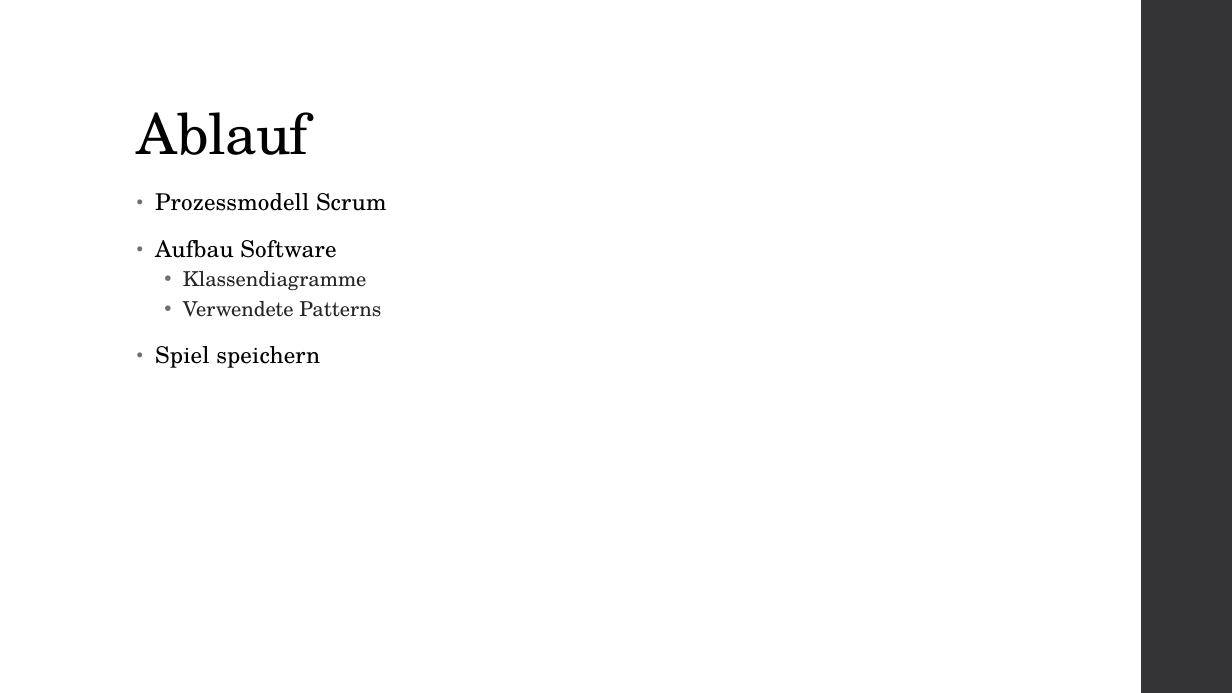
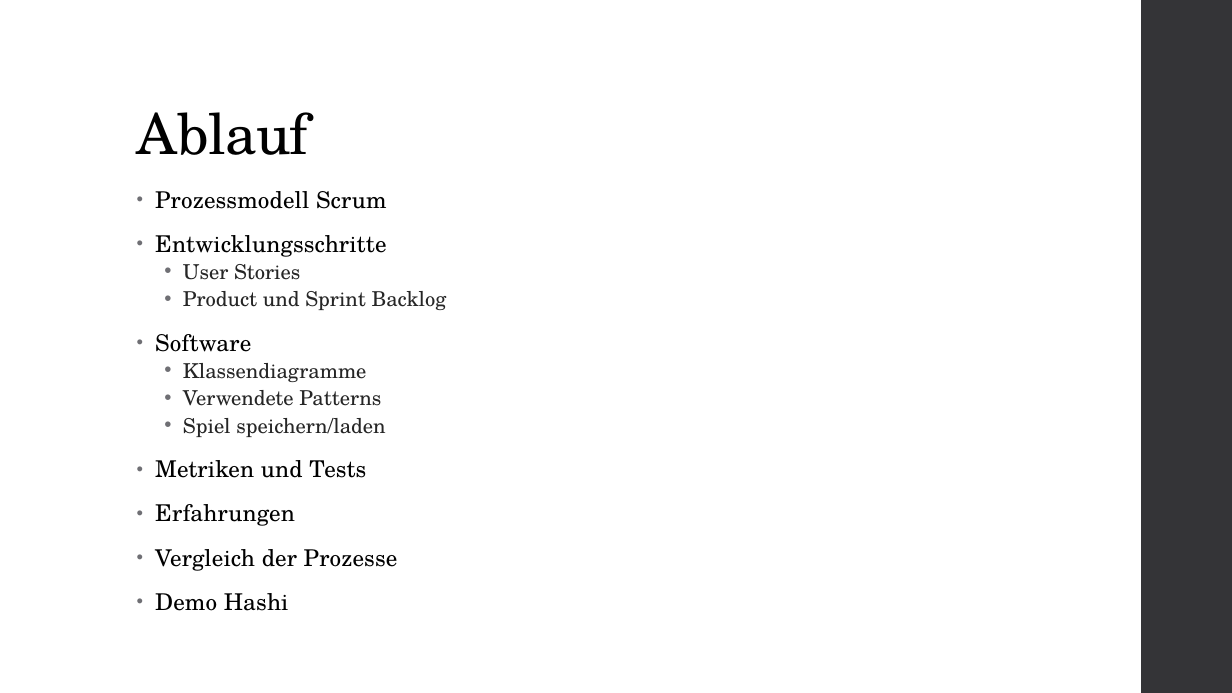
Before and after one commit to SWEHashiSG/hashi, a slide deck: slide 2 of documentation/Präsentation_Hashi_TeamSG.pptx. Drawn at 1232x693 pixels with LibreOffice and Linux fonts; fonts in the diff are those of the drawing. Boxes give left, top, right and bottom in pixels: in the first picture for what was removed or moved away, otherwise in the second. Text is boxed around its words. In the diff, an @@ line names an element or a change of style, - is before the commit and + after.

```diff
--- a/documentation/Präsentation_Hashi_TeamSG.pptx
+++ b/documentation/Präsentation_Hashi_TeamSG.pptx
@@ text at (155, 191, 387, 406): line spacing 0.95 to 0.85; line spacing 0.9 to 0.8 @@
@@ text at (155, 235, 447, 352): text changed; size 18 to 16 pt; text colour #000000 to #262626 @@
-• Aufbau Software
+• Entwicklungsschritte
+  • User Stories
+  • Product und Sprint Backlog
+• Software
@@ text at (155, 418, 398, 611): text changed @@
-• Spiel speichern
+  • Spiel speichern/laden
+• Metriken und Tests
+• Erfahrungen
+• Vergleich der Prozesse
+• Demo Hashi
```
Also in this commit, not shown: 5 other slides changed, 1 slide added.
